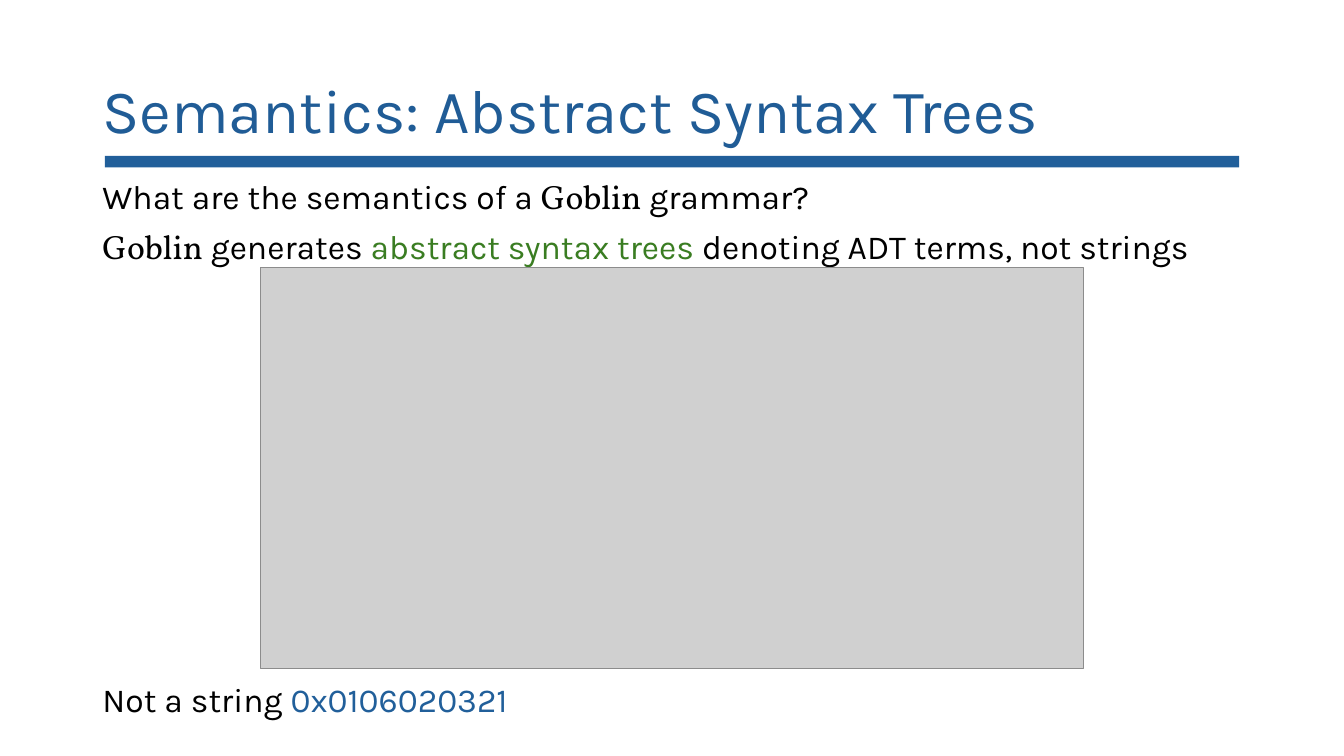
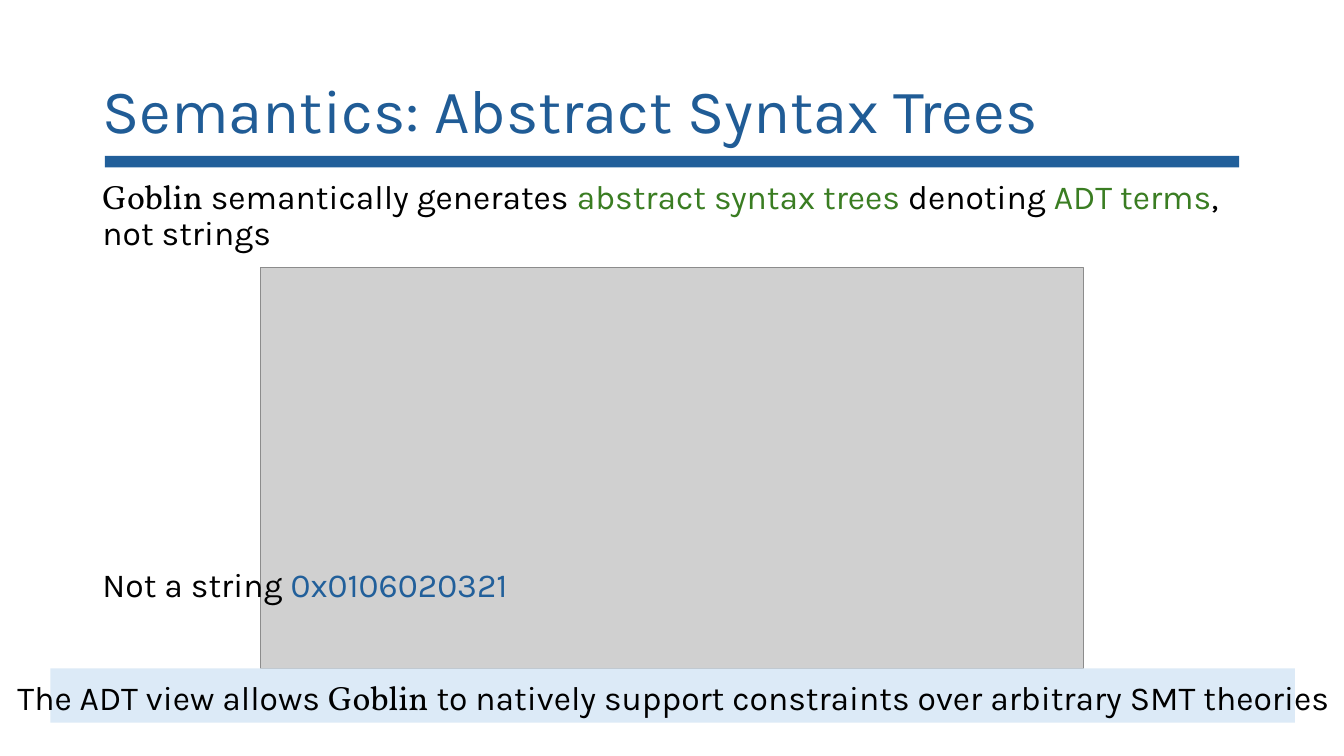
Before and after one commit to lorchrob/goblin_slides, a slide deck: slide 40 of goblin_slides.pptx (slide 28 before the commit). Drawn at 1344x756 pixels with LibreOffice and Linux fonts; fonts in the diff are those of the drawing; grey boxes stand for pictures. Boxes give left, top, right and bottom in pixels: in the first picture for what was removed or moved away, otherwise in the second. Text is boxed around its words. In the diff, an @@ line names an element or a change of style, - is before the commit and + after.

```diff
--- a/goblin_slides.pptx
+++ b/goblin_slides.pptx
@@ text at [102,185,1218,254]: text changed @@
-What are the semantics of a Goblin grammar?
-Goblin generates abstract syntax trees denoting ADT terms, not strings
+Goblin semantically generates abstract syntax trees denoting ADT terms, not strings
@@ text added at [17,686,1329,719], 24 pt, text #000000 @@
+The ADT view allows Goblin to natively support constraints over arbitrary SMT theories
@@ rectangle added at [50,668,1296,723], fill #DCEAF7 @@
```
Also in this commit, not shown: 32 other slides changed, 18 slides added, 2 slides removed, 1 other file.
